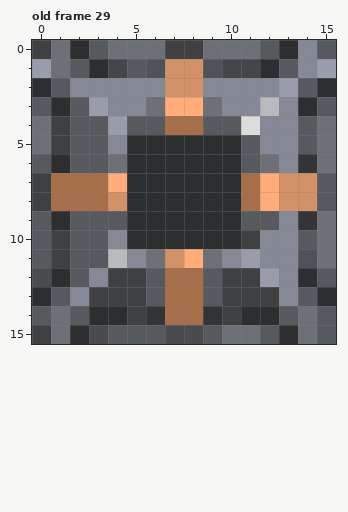
Edited in one commit: pixel-art file (1x1.aseprite). The picture above is the old version.
16x16 pixels, 114 frames. Colours within 5 levels of each other are drawn and written as one. Shown: old frame 29. The commit also changed other frames, which this record leaves out.
Once edited:
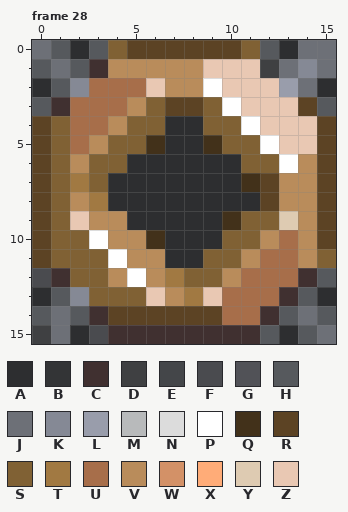
Palette (. is transparent): A #2d2e30  B #333436  C #403030  D #3f4042  E #444649  F #4a4b4f  G #515257  H #56595d  J #6d7077  K #858995  L #999dab  M #b8babb  N #dcdcdc  P #ffffff  Q #42311a  R #5c4324  S #806134  T #a17942  U #a76e4a  V #b98c5b  W #d39167  X #ffac78  Y #decbb2  Z #e9c8b3
A new or re-ordered frame is compared with the old frame closest to it.
What changed:
frames 114 -> 117
Changed rows in their new state; - is an unchanged pixel.
Frame 28 is new; against old frame 29, layer "Layer 2":
first column x 0:
 0 JH--SRRRRRRS--JJ
 1 H--CVVVVVZZZDJ-J
 2 ---UUUZVVPZZZ-J-
 3 -CUUUVSRRSPZZZR-
 4 RSUUVSSAASSPZZZR
 5 RSUVSSQ--QSSPZZR
 6 RSVSS------SSPVR
 7 RSTSA------QRVVR
 8 RSVTA------ARVVR
 9 RSZVV-----QSSYVR
10 RSSPVVQ---SSVUVR
11 RSSSPVVAASSVUUVS
12 -CSSVPVTSSVUUUC-
13 ---SSSZVTZUUUC--
14 ---CRRRRRRUUC---
15 ----CCCCCCCC--HJ
Where, in picture pixels (left, top, right, bottom), the same in both pictures:
changed: (32, 40, 336, 344)
